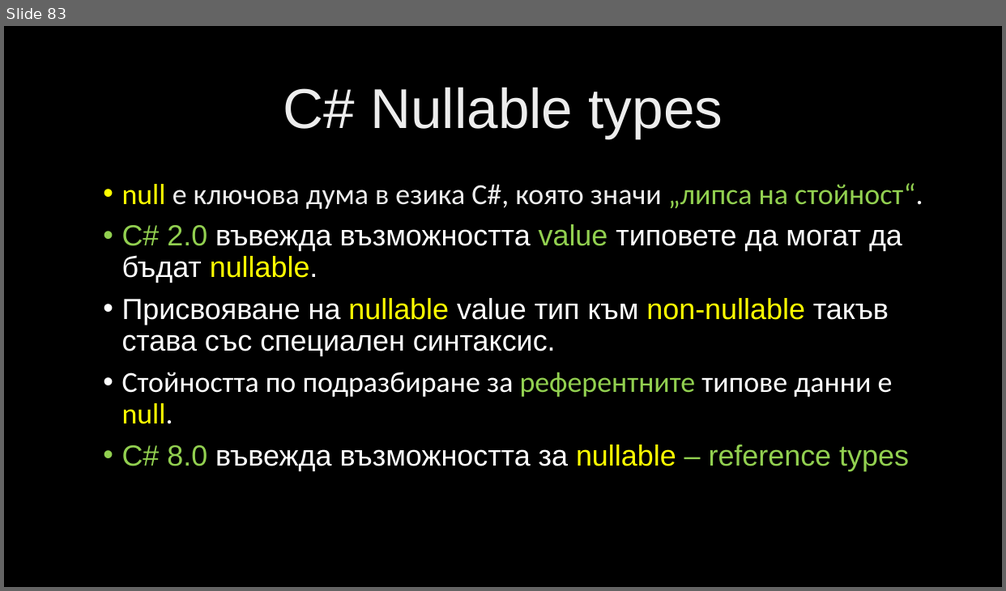
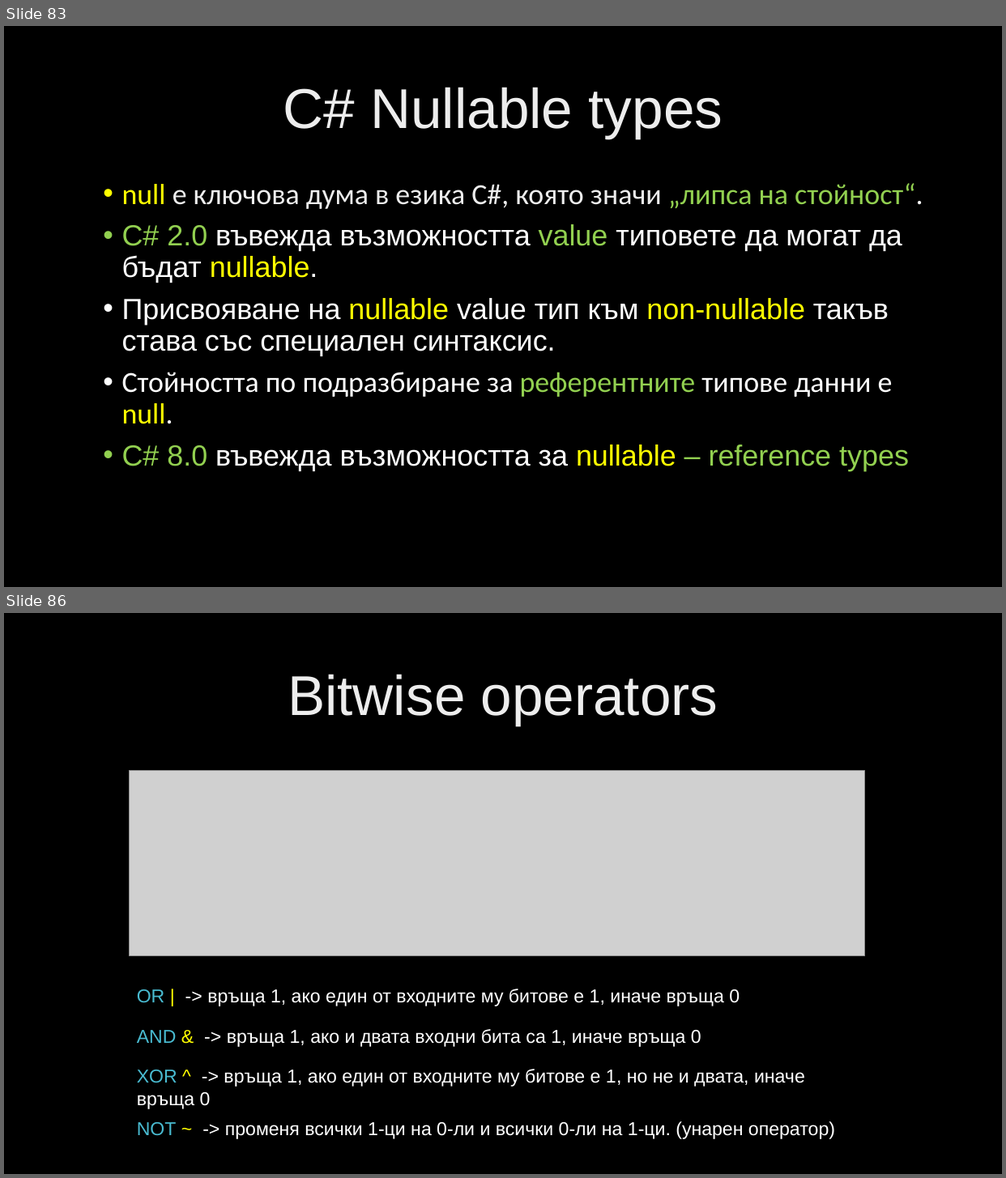
Before and after one commit to velizar92/CSharp-Programming-Presentations, a slide deck: C# Intermediate.pptx. Shown one above the other, each under a label of ours: slide 83 before the commit, slides 83 and 86 after it; the slides between them are not shown. The pictures are 1006x591 and 1006x1178 pixels, drawn with LibreOffice and Linux fonts; fonts in the diff are those of the drawing; grey boxes stand for pictures; background and template pictures are left out. Boxes give left, top, right and bottom in pixels: in the first picture for what was removed or moved away, otherwise in the second. Text is boxed around its words. In the diff, an @@ line names an element or a change of style, - is before the commit and + after.

Commit message:
Bitwise operators

```diff
--- a/C# Intermediate.pptx
+++ b/C# Intermediate.pptx
@@ slide 86 added at (4, 613, 1002, 1174), background picture (left out) @@
@@ title added at (288, 674, 718, 726), 54 pt, text gradient #BFBFBF to #EDEDED to #FFFFFF @@
+Bitwise operators
@@ picture added at (129, 771, 864, 956) @@
@@ text added at (137, 989, 739, 1007), 18 pt, text #FFFFFF @@
+OR | -> връща 1, ако един от входните му битове е 1, иначе връща 0
@@ text added at (137, 1029, 701, 1047), 18 pt, text #FFFFFF @@
+AND & -> връща 1, ако и двата входни бита са 1, иначе връща 0
@@ text added at (137, 1069, 805, 1110), 18 pt, text #FFFFFF @@
+XOR ^ -> връща 1, ако един от входните му битове е 1, но не и двата, иначе връща 0
@@ text added at (137, 1122, 835, 1139), 18 pt, text #FFFFFF @@
+NOT ~ -> променя всички 1-ци на 0-ли и всички 0-ли на 1-ци. (унарен оператор)
```
Also in this commit, not shown: 3 other slides added.
